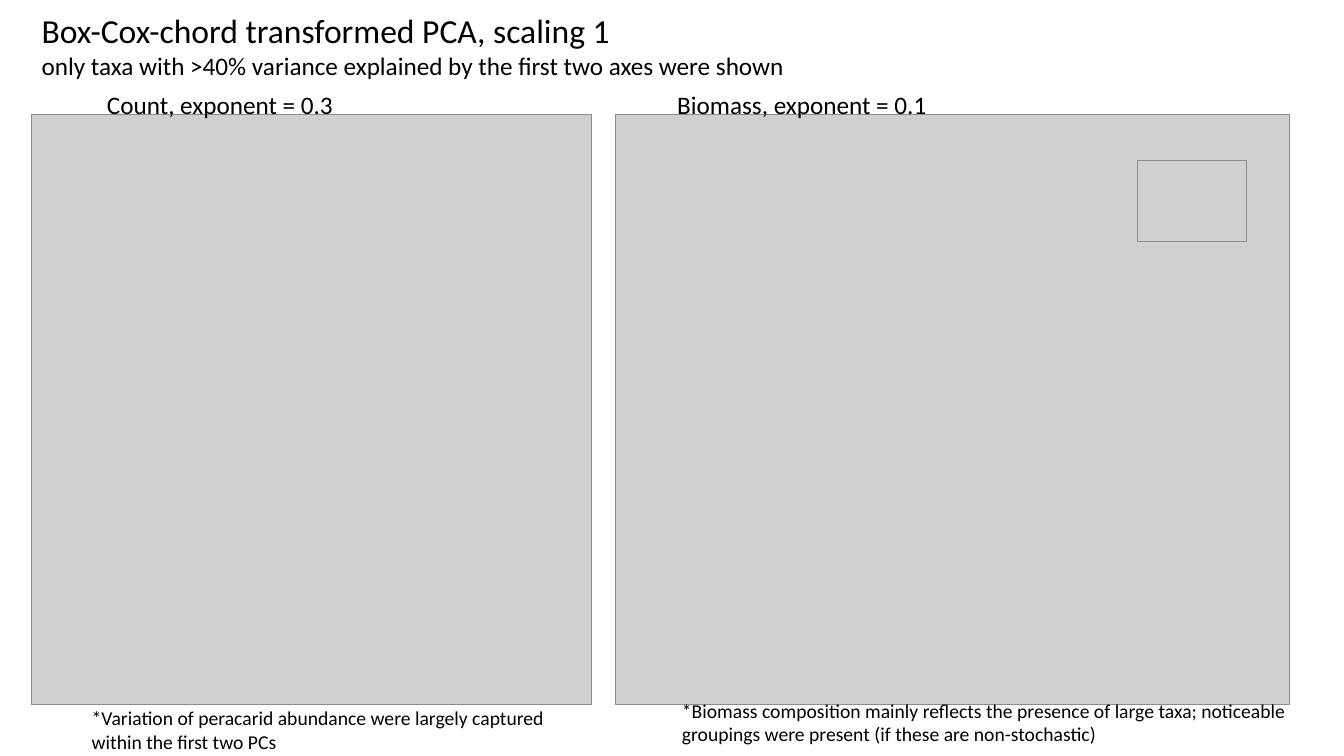
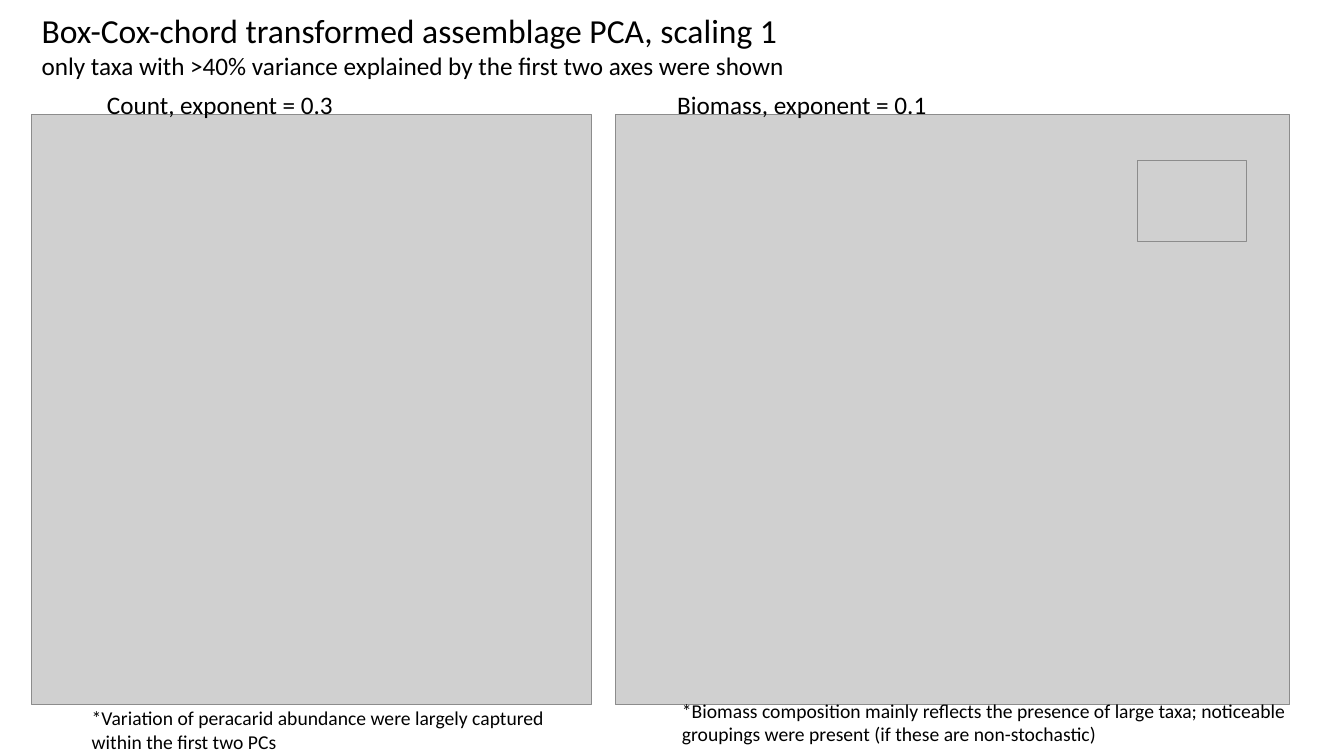
Before and after one commit to chenyenting1998/GRS, a slide deck: slide 3 of ppt/meeting slide.pptx. Drawn at 1344x756 pixels with LibreOffice and Linux fonts; fonts in the diff are those of the drawing; grey boxes stand for pictures. Boxes give left, top, right and bottom in pixels: in the first picture for what was removed or moved away, otherwise in the second. Text is boxed around its words. In the diff, an @@ line names an element or a change of style, - is before the commit and + after.

Commit message:
update ppt

```diff
--- a/ppt/meeting slide.pptx
+++ b/ppt/meeting slide.pptx
@@ text at (42,19,783,79): text changed @@
-Box-Cox-chord transformed PCA, scaling 1
-only taxa with >40% variance explained by the first two axes were shown
+Box-Cox-chord transformed assemblage PCA, scaling 1
+only taxa with >40% variance explained by the first two axes were shown
```
Also in this commit, not shown: 1 other slide changed, 4 slides added, 2 slides removed.
